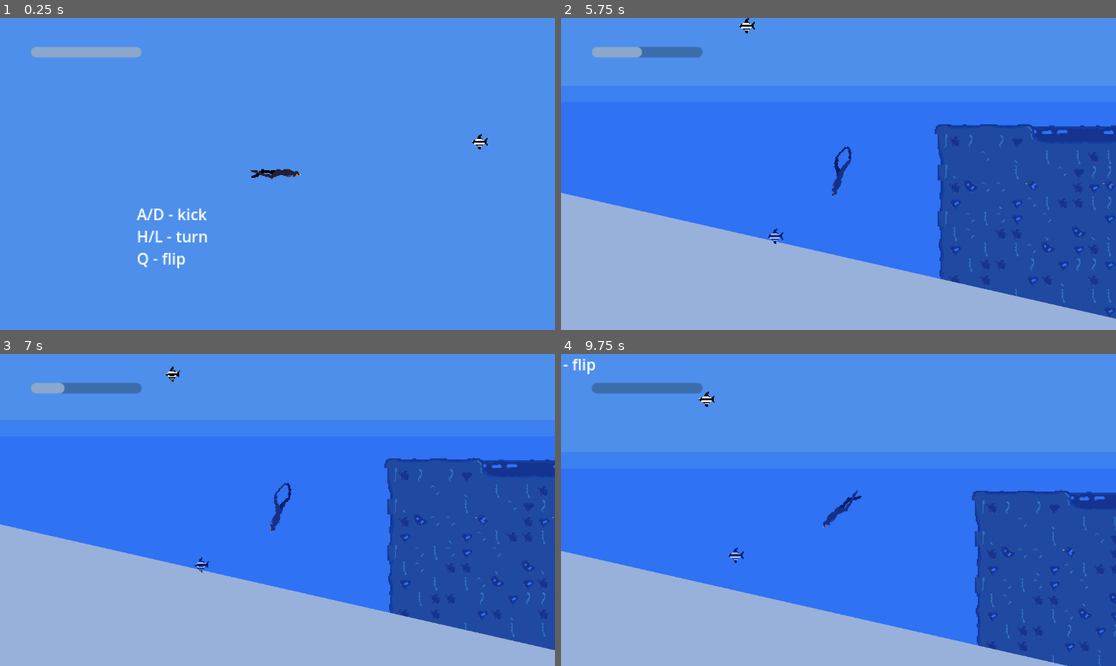
Above: before the commit, frames 1-4 (two rows, left to right).
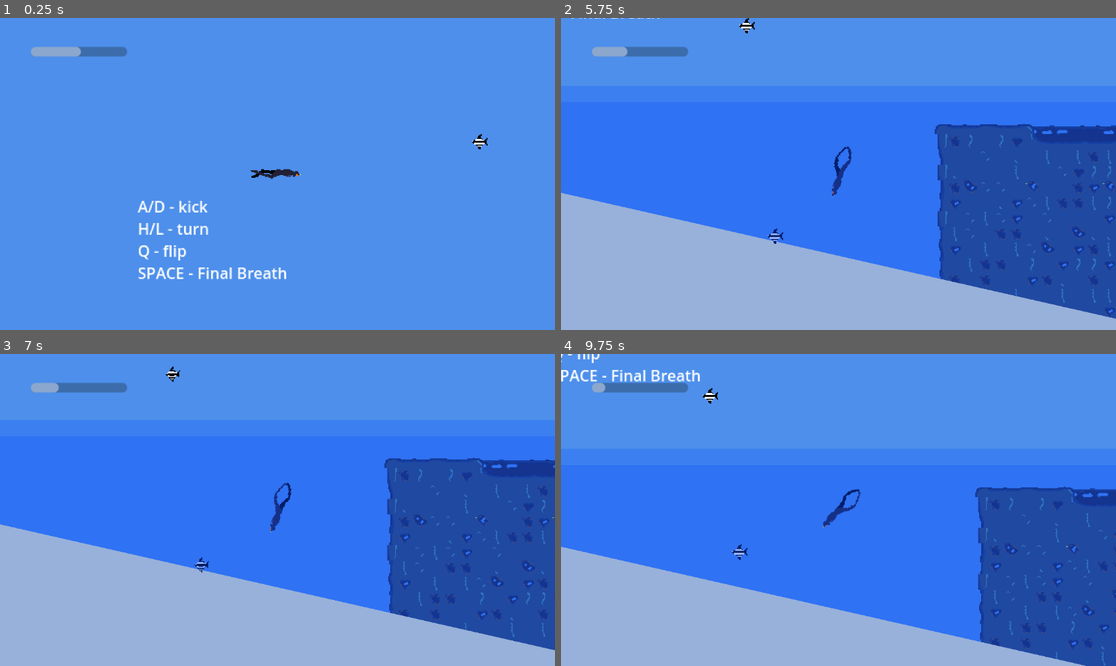
Above: after the commit, the same moments.

Repository: kstolen0/freediver-game
Game: Godot game, scene res://root.tscn
Two runs of this game, one before a commit and one after it. Both use one fixed random seed, a clock stepped at 60 frames per second and the inputs below.
Inputs:
- Up to frame 1 (0.25 s): no input
- Up to frame 2 (5.75 s): hold D 0.53-1.28 s; hold Space 0.53-1.28 s; hold A 1.28-2.03 s; tap Q (flip_diver) at 1.35, 4.35 s; tap Space at 1.52, 1.55, 1.82, 2.3, 3.02, 3.05, 3.32, 4.52, 4.55, 4.82, 5.3 s; hold L 2.03-2.78 s; hold D 2.03-3.53 s; tap H at 2.85 s; hold Space 3.53-4.28 s; hold A from 3.53 s (still down); hold L from 5.03 s (still down)
- Up to frame 3 (7 s): release A at 5.78 s; release L at 5.78 s; hold D from 5.78 s (still down); tap H at 5.85 s; tap Space at 6.02, 6.05, 6.32 s; hold Space from 6.53 s (still down)
- Up to frame 4 (9.75 s): release Space at 7.28 s; tap Q (flip_diver) at 7.35 s; tap Space at 7.52, 7.55, 7.82, 8.3, 9.02, 9.05, 9.32 s; release D at 8.03 s; hold L 8.03-8.78 s; hold A 8.03-9.53 s; tap H at 8.85 s; hold D from 9.53 s (still down); hold Space from 9.53 s (still down)

The runs differ from the first frame. In frame 1, 1.9% of the frame differs, in the area x 5-52%, y 9-84%; in frame 2, 0.3%; in frame 3, 0.2%; in frame 4, 3.8%, in the area x 0-100%, y 0-100%.

Commit message:
give player final breath

Diff:
--- a/player/player.gd
+++ b/player/player.gd
@@ -17,8 +17,10 @@
 signal holding_breath
 signal recovering_breath
 signal on_water
+signal final_breath(value)
 var can_breath = true
 var is_alive = true
+var is_final_breath = true
 
 var submerged = -1
 
@@ -26,6 +28,11 @@
 	print("player loaded")
 	add_to_group("player")
 	$"../CanvasLayer/breath".out_of_breath.connect(unalive)
+	on_water.connect(under_water)
+
+func under_water():
+	if submerged > 0:
+		emit_signal("final_breath", "end")
 
 func unalive(toggle):
 	is_alive = !toggle
@@ -67,6 +74,15 @@
 	else:
 		right_leg = recover_leg(right_leg)
 
+	if Input.is_key_pressed(KEY_SPACE):
+		if !is_final_breath:
+			is_final_breath = true
+			emit_signal("final_breath", "begin")
+	else:
+		if is_final_breath:
+			is_final_breath = false
+			emit_signal("final_breath", "end")
+
 	var r = player_rotation * max(min(1, abs(velocity.length())), 0.15)
 	if Input.is_key_pressed(KEY_L):
 		if flip_flag:
--- a/root.tscn
+++ b/root.tscn
@@ -48,14 +48,16 @@
 offset_bottom = 41.0
 
 [node name="RichTextLabel" type="RichTextLabel" parent="."]
-offset_left = -885.0
-offset_top = 1527.0
-offset_right = -748.0
-offset_bottom = 1609.0
+offset_left = -884.0
+offset_top = 1519.0
+offset_right = -713.0
+offset_bottom = 1634.0
 text = "A/D - kick
 H/L - turn
 Q - flip
+SPACE - Final Breath
 "
+fit_content = true
 
 [node name="player" parent="." instance=ExtResource("1_8hcbp")]
 position = Vector2(-740, 1474)
--- a/ui/breath_bar.gd
+++ b/ui/breath_bar.gd
@@ -1,7 +1,8 @@
 extends ProgressBar
 
-const MAX_BREATH = 50
-var breath = MAX_BREATH
+const MAX_BREATH = 100
+var modifier = 2
+var breath = MAX_BREATH / modifier
 var holding = false
 var sent_death_signal = false
 signal out_of_breath(toggle)
@@ -9,9 +10,11 @@
 # Called when the node enters the scene tree for the first time.
 func _ready():
 	max_value = MAX_BREATH
-	value = MAX_BREATH
+	value = MAX_BREATH / 2
+	size = Vector2(MAX_BREATH, 10)
 	$"../../player".holding_breath.connect(toggleOxygen)
 	$"../../player".recovering_breath.connect(toggleOxygen)
+	$"../../player".final_breath.connect(on_final_breath)
 
 # Called every frame. 'delta' is the elapsed time since the previous frame.
 func _process(delta):
@@ -28,9 +31,23 @@
 		recoverBreath()
 
 func toggleOxygen():
-	print("toggled")
 	holding = !holding
 
+func on_final_breath(state):
+	if state == "begin":
+		modifier = 1
+	else:
+		modifier = 2
+
 func recoverBreath():
-	if value < MAX_BREATH:
+	if value < MAX_BREATH / modifier:
 		value += 0.5
+		return
+
+	if modifier == 1 && value >= MAX_BREATH / modifier:
+		modifier = 2
+		return
+
+	if value >= MAX_BREATH / modifier:
+		value -= 0.5
+		return
